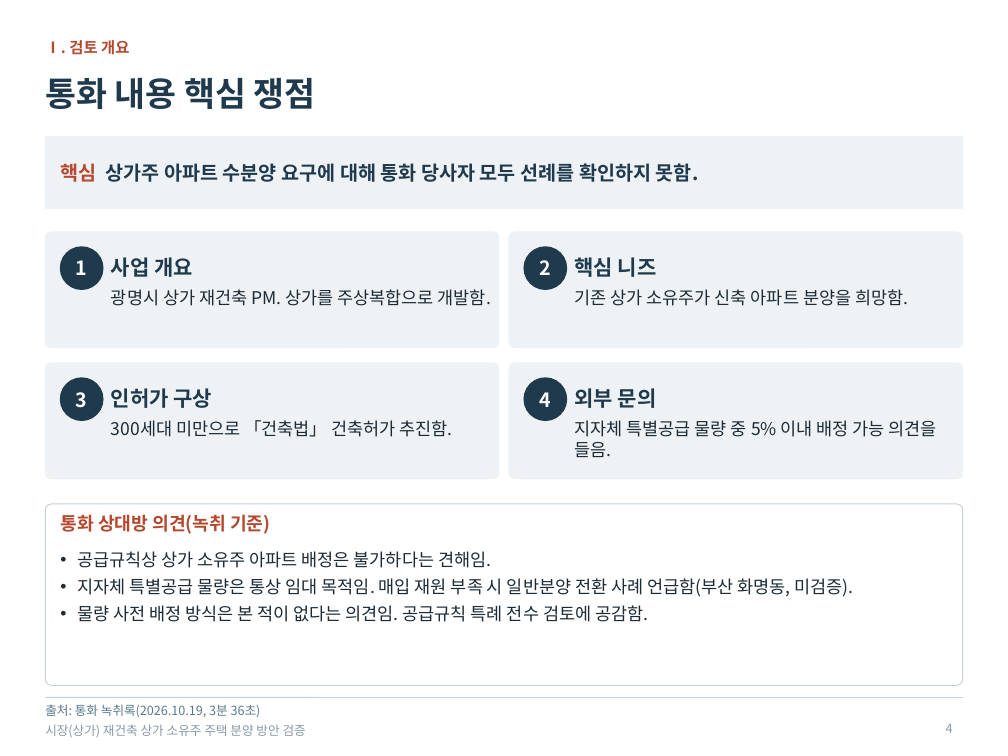
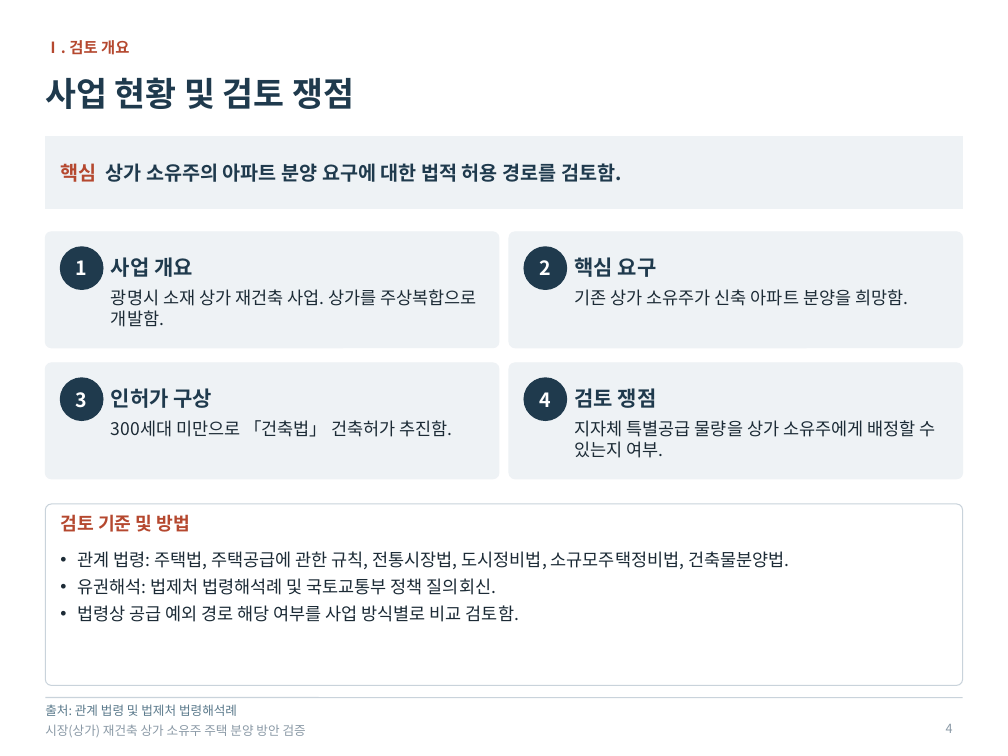
Before and after one commit to ljg719-afk/-, a slide deck: slide 4 of output/시장재건축_상가소유주_주택분양방안_검증보고서_4x3.pptx. Drawn at 1008x756 pixels with LibreOffice and Linux fonts; fonts in the diff are those of the drawing. Boxes give left, top, right and bottom in pixels: in the first picture for what was removed or moved away, otherwise in the second. Text is boxed around its words. In the diff, an @@ line names an element or a change of style, - is before the commit and + after.

```diff
--- a/output/시장재건축_상가소유주_주택분양방안_검증보고서_4x3.pptx
+++ b/output/시장재건축_상가소유주_주택분양방안_검증보고서_4x3.pptx
@@ title at (45,77,354,109): text changed @@
-통화 내용 핵심 쟁점
+사업 현황 및 검토 쟁점
@@ text at (60,163,622,182): text changed @@
-핵심 상가주 아파트 수분양 요구에 대해 통화 당사자 모두 선례를 확인하지 못함.
+핵심 상가 소유주의 아파트 분양 요구에 대한 법적 허용 경로를 검토함.
@@ text at (575,257,657,277): text changed @@
-핵심 니즈
+핵심 요구
@@ text at (111,289,476,327): text changed @@
-광명시 상가 재건축 PM. 상가를 주상복합으로 개발함.
+광명시 소재 상가 재건축 사업. 상가를 주상복합으로 개발함.
@@ text at (575,388,657,408): text changed @@
-외부 문의
+검토 쟁점
@@ text at (575,420,935,458): text changed @@
-지자체 특별공급 물량 중 5% 이내 배정 가능 의견을 들음.
+지자체 특별공급 물량을 상가 소유주에게 배정할 수 있는지 여부.
@@ text at (61,514,189,532): text changed @@
-통화 상대방 의견(녹취 기준)
+검토 기준 및 방법
@@ text at (77,551,789,622): text changed @@
-• 공급규칙상 상가 소유주 아파트 배정은 불가하다는 견해임.
-• 지자체 특별공급 물량은 통상 임대 목적임. 매입 재원 부족 시 일반분양 전환 사례 언급함(부산 화명동, 미검증).
-• 물량 사전 배정 방식은 본 적이 없다는 의견임. 공급규칙 특례 전수 검토에 공감함.
+• 관계 법령: 주택법, 주택공급에 관한 규칙, 전통시장법, 도시정비법, 소규모주택정비법, 건축물분양법.
+• 유권해석: 법제처 법령해석례 및 국토교통부 정책 질의회신.
+• 법령상 공급 예외 경로 해당 여부를 사업 방식별로 비교 검토함.
@@ text at (45,704,237,716): text changed @@
-출처: 통화 녹취록(2026.10.19, 3분 36초)
+출처: 관계 법령 및 법제처 법령해석례
```
Also in this commit, not shown: 6 other slides changed.
